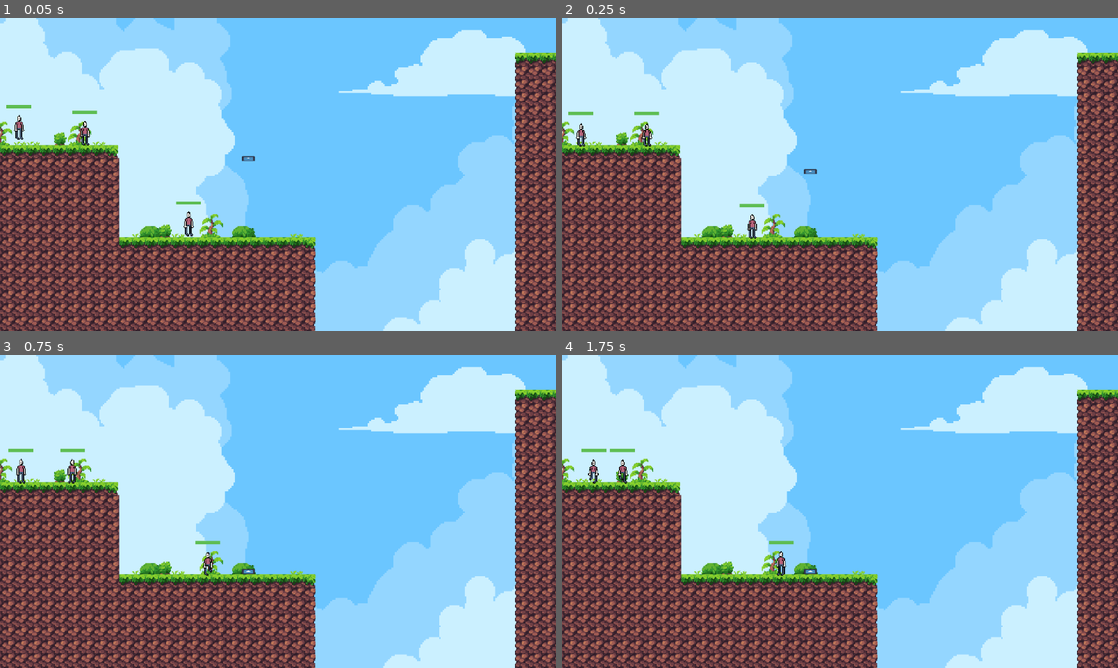
Above: before the commit, frames 1-4 (two rows, left to right).
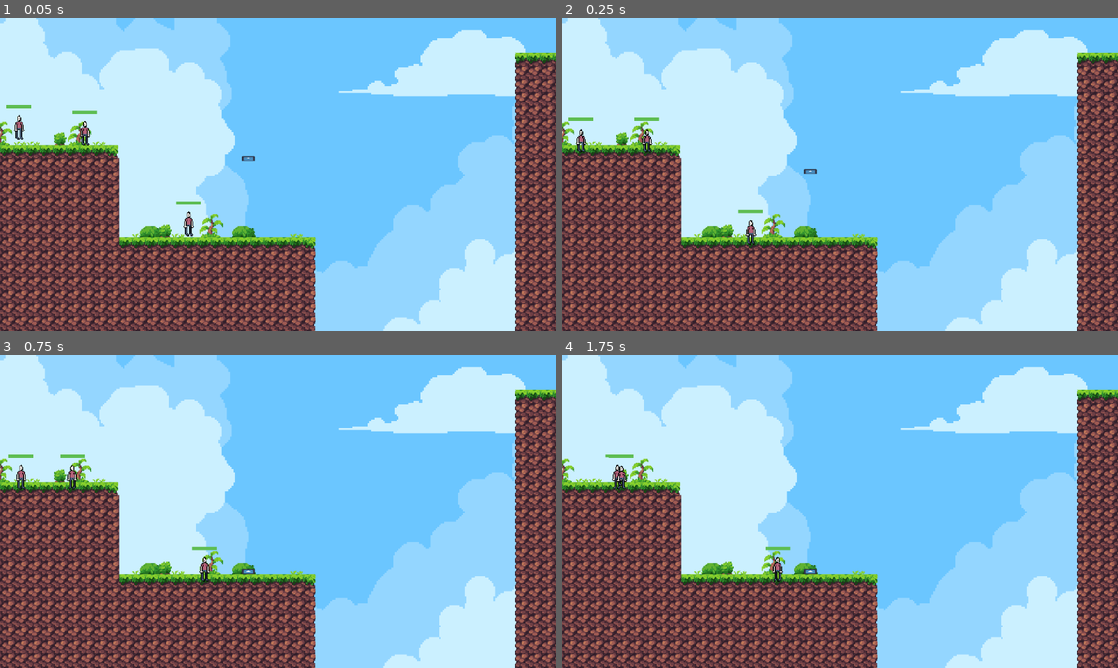
Above: after the commit, the same moments.

Repository: MichaelRRyan/ggj2024
Game: Godot game, scene res://gameplay/gameplay.tscn
Same seed, same stepped clock (60 frames per second), same inputs: the game is played once before the commit and once after it. The engine's default icon, where the game draws it, is replaced by a stand-in: a white triangle on a blue panel in a dark square.
Inputs (mouse positions are in pixels of both pictures, inside the frame that each line leads up to):
- Up to frame 1 (0.05 s): no input
- Up to frame 2 (0.25 s): no input
- Up to frame 3 (0.75 s): move the mouse to (250, 552) at 0.52 s; press the mouse at (250, 552) at 0.53 s
- Up to frame 4 (1.75 s): move the mouse to (612, 467) at 1.27 s; release the mouse at (612, 467) at 1.28 s; click (612, 467) at 1.35 s

Frame 1 is identical in both runs. In frame 2, 0.7% of the frame differs, in the area x 1-37%, y 29-73%; in frame 3, 0.7%, in the area x 1-40%, y 29-73%; in frame 4, 0.7%.

Commit message:
Fixed pickup bug

Diff:
--- a/features/entity/entity.tscn
+++ b/features/entity/entity.tscn
@@ -5,11 +5,11 @@
 [ext_resource type="Script" path="res://features/entity_pickup/pickup_component.gd" id="2_kmm32"]
 
 [sub_resource type="RectangleShape2D" id="RectangleShape2D_yb0ci"]
-size = Vector2(14, 30)
+size = Vector2(12, 16)
 
 [sub_resource type="CapsuleShape2D" id="CapsuleShape2D_q6ywv"]
-radius = 13.0
-height = 34.0
+radius = 7.0
+height = 18.0
 
 [node name="Entity" type="CharacterBody2D"]
 collision_layer = 2
--- a/features/entity/minion.tscn
+++ b/features/entity/minion.tscn
@@ -405,6 +405,7 @@
 animation = &"Walk"
 frame_progress = 0.233553
 
+[connection signal="tree_exiting" from="PickupComponent" to="PickupComponent" method="_on_tree_exiting"]
 [connection signal="body_entered" from="View" to="." method="_on_view_body_entered"]
 [connection signal="body_entered" from="InteractRange" to="." method="_on_interact_range_body_entered"]
 [connection signal="timeout" from="TimerIdle" to="." method="_on_timer_idle_timeout"]
--- a/features/entity_pickup/pickup_component.gd
+++ b/features/entity_pickup/pickup_component.gd
@@ -83,3 +83,8 @@
 		_hovered_hold_component = null
 
 #-------------------------------------------------------------------------------
+func _on_tree_exiting():
+	if _is_held:
+		Global.mouse.is_holding_entity = false
+
+#-------------------------------------------------------------------------------
